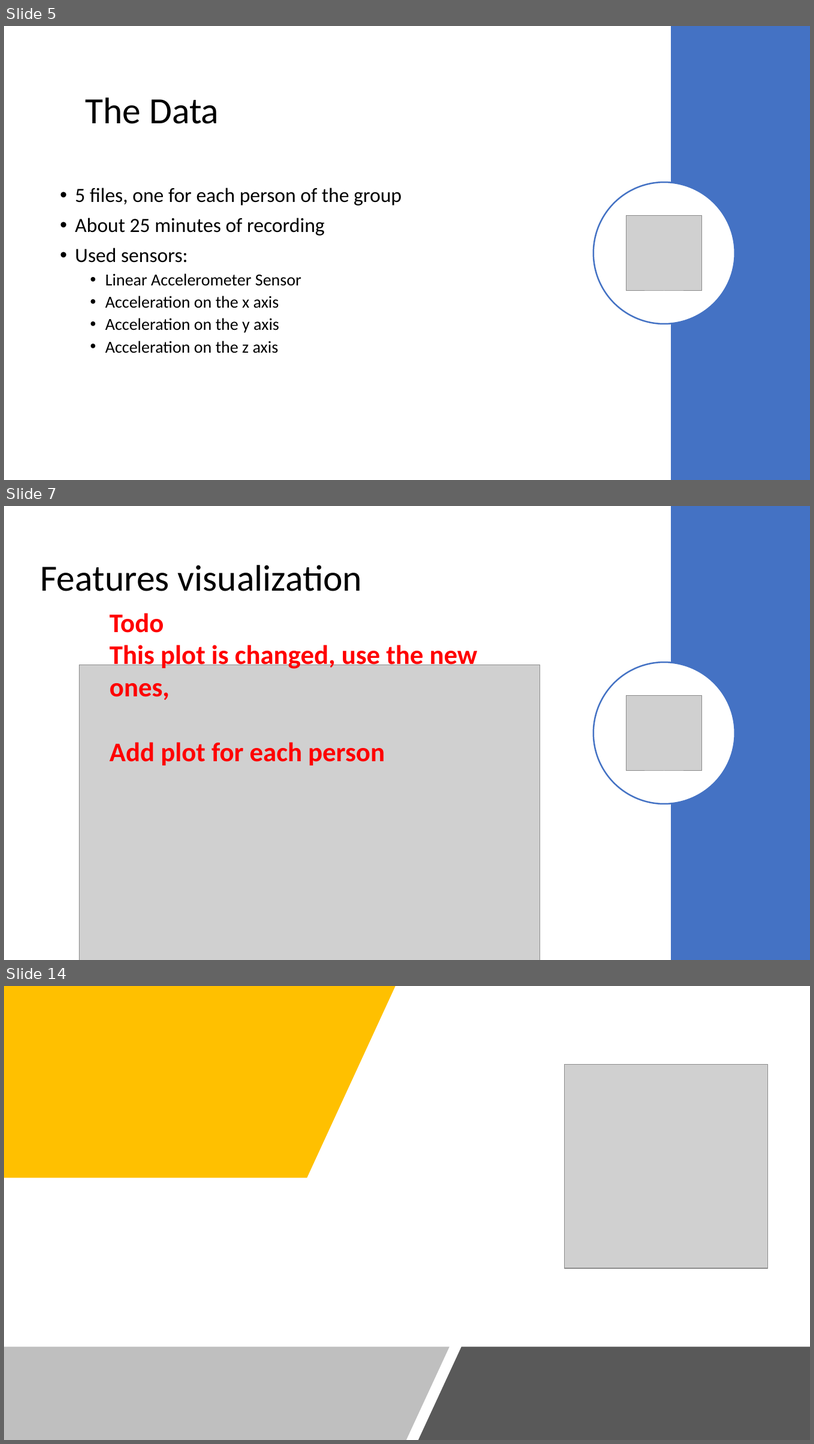
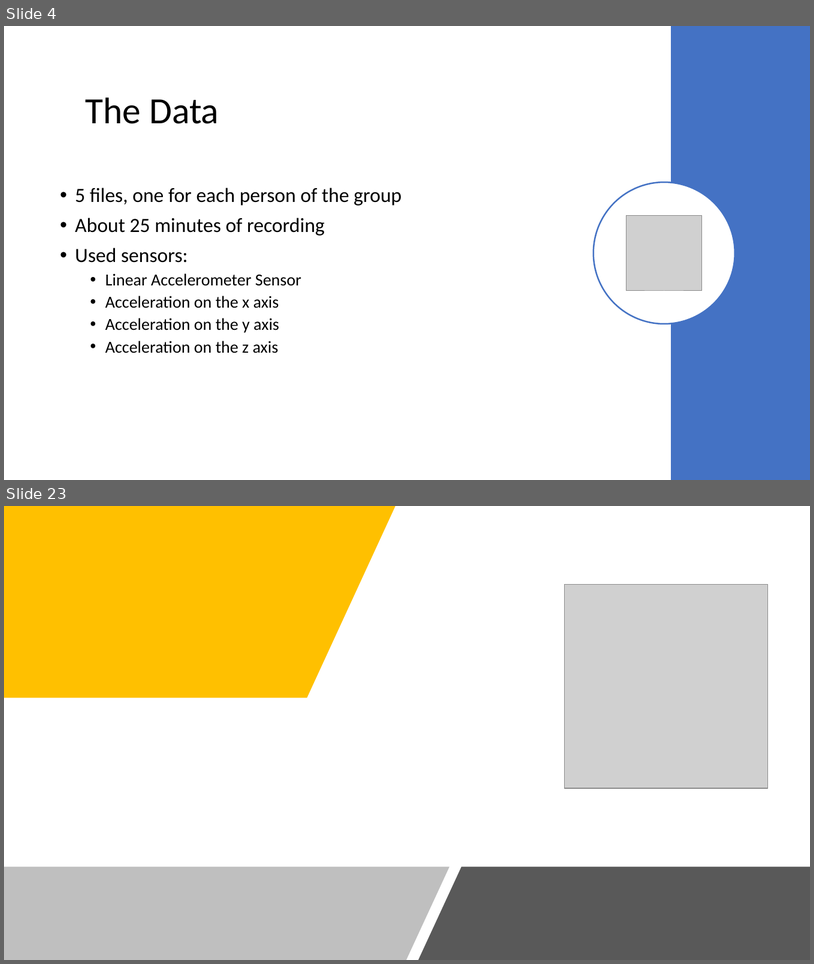
Before and after one commit to cerniello/WalkingPatternClassification_SL, a slide deck: Presentation Group 13.pptx. Shown one above the other, each under a label of ours: slides 5, 7 and 14 before the commit, slides 4 and 23 after it; the slides between them are not shown. The pictures are 814x1444 and 814x964 pixels, drawn with LibreOffice and Linux fonts; fonts in the diff are those of the drawing; grey boxes stand for pictures. Boxes give left, top, right and bottom in pixels: in the first picture for what was removed or moved away, otherwise in the second. Text is boxed around its words. In the diff, an @@ line names an element or a change of style, - is before the commit and + after.

```diff
--- a/Presentation Group 13.pptx
+++ b/Presentation Group 13.pptx
@@ slide 7 removed at (x1=4, y1=506, x2=810, y2=960), background #FFFFFF @@
@@ rectangle removed at (x1=671, y1=506, x2=810, y2=960) @@
@@ title removed at (x1=41, y1=565, x2=362, y2=591) @@
-Features visualization
@@ text removed at (x1=110, y1=613, x2=478, y2=765) @@
-Todo
-This plot is changed, use the new ones,
-Add plot for each person
@@ picture removed at (x1=80, y1=664, x2=540, y2=960) @@
@@ ellipse removed at (x1=594, y1=662, x2=735, y2=804) @@
@@ picture removed at (x1=627, y1=695, x2=703, y2=771) @@
@@ what was slide 5 is now slide 4 @@
@@ what was slide 14 is now slide 23 @@
```
Also in this commit, not shown: 1 slide changed, 17 slides added, 7 other slides removed.
